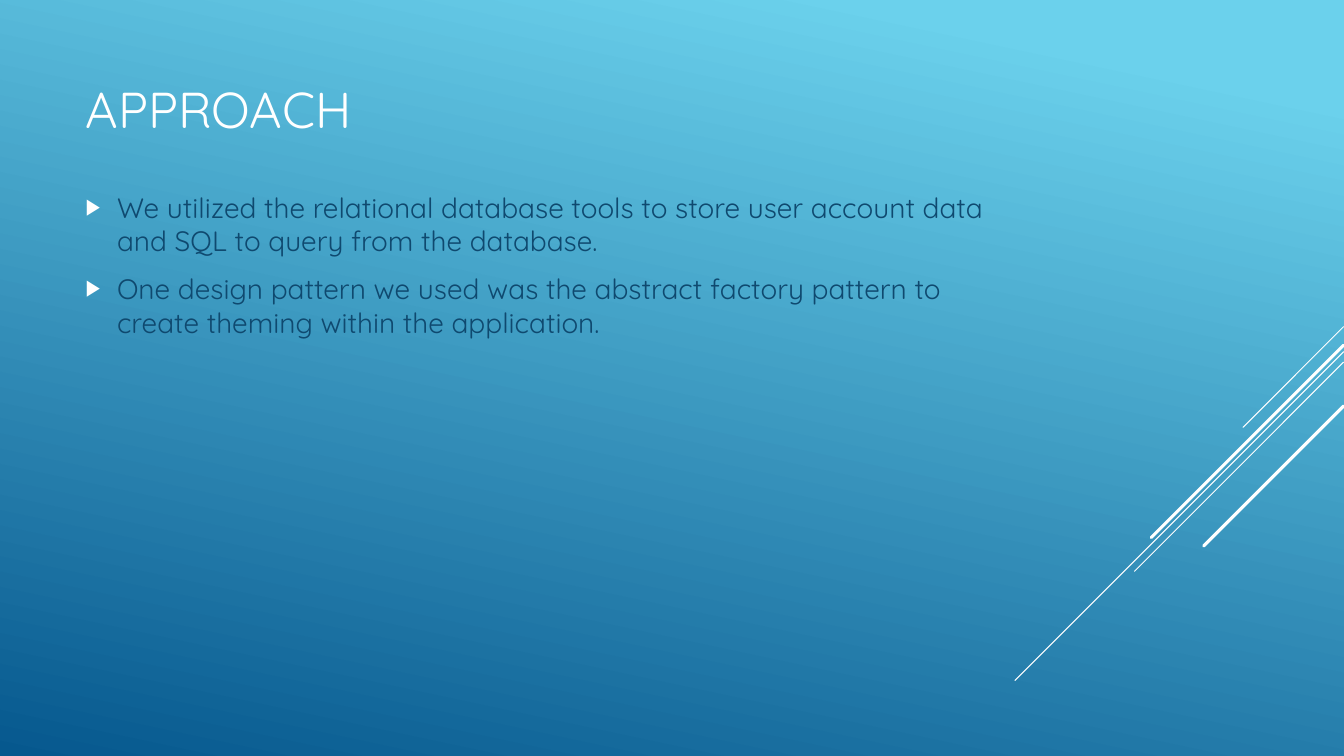
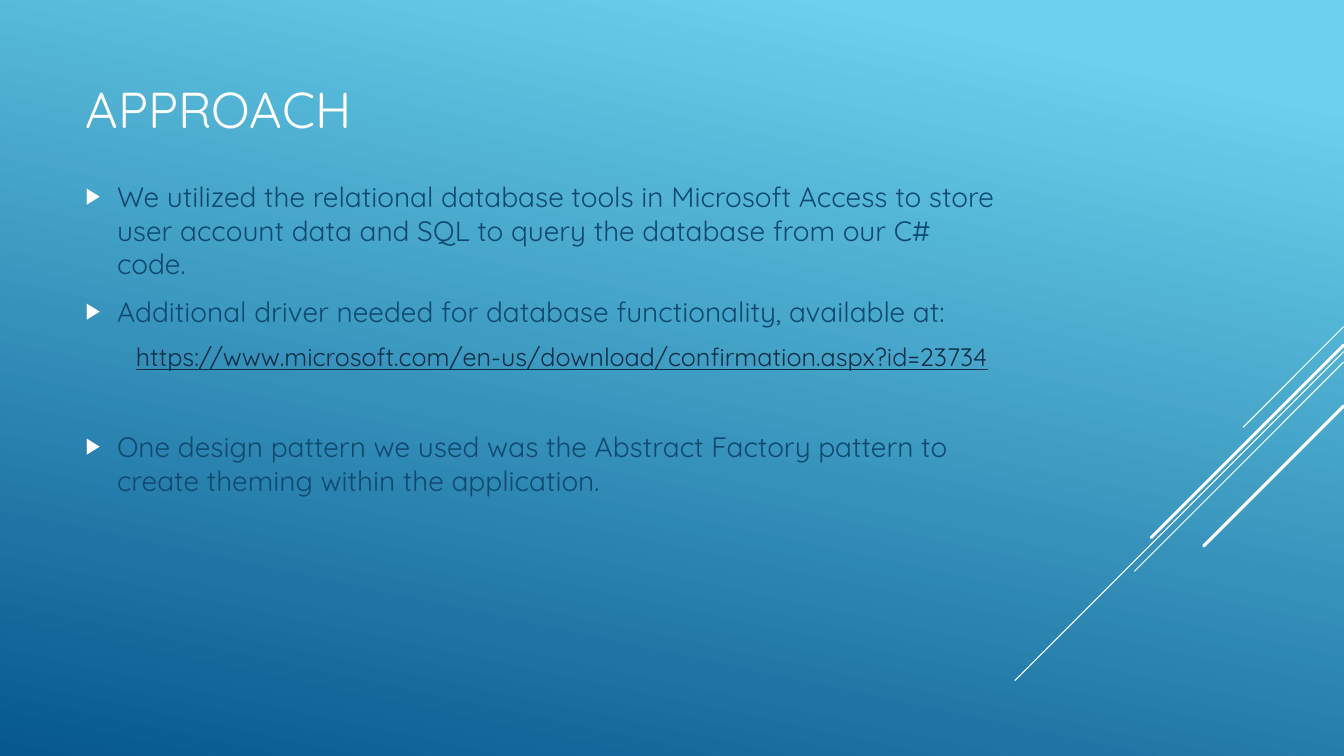
Before and after one commit to lucianfreeze/CSCI352-Project-Freeze-Whitson, a slide deck: slide 4 of 352 project presentation.pptx. Drawn at 1344x756 pixels with LibreOffice and Linux fonts; fonts in the diff are those of the drawing. Boxes give left, top, right and bottom in pixels: in the first picture for what was removed or moved away, otherwise in the second. Text is boxed around its words. In the diff, an @@ line names an element or a change of style, - is before the commit and + after.

Commit message:
Updating presentation

```diff
--- a/352 project presentation.pptx
+++ b/352 project presentation.pptx
@@ text at box(117, 186, 994, 496): text changed @@
-▶ We utilized the relational database tools to store user account data and SQL to query from the database.
-▶ One design pattern we used was the abstract factory pattern to create theming within the application.
+▶ We utilized the relational database tools in Microsoft Access to store user account data and SQL to query the database from our C# code.
+▶ Additional driver needed for database functionality, available at:
+  https://www.microsoft.com/en-us/download/confirmation.aspx?id=23734
+▶ One design pattern we used was the Abstract Factory pattern to create theming within the application.
```
Also in this commit, not shown: 3 other slides changed, 1 slide added, 1 slide removed.
